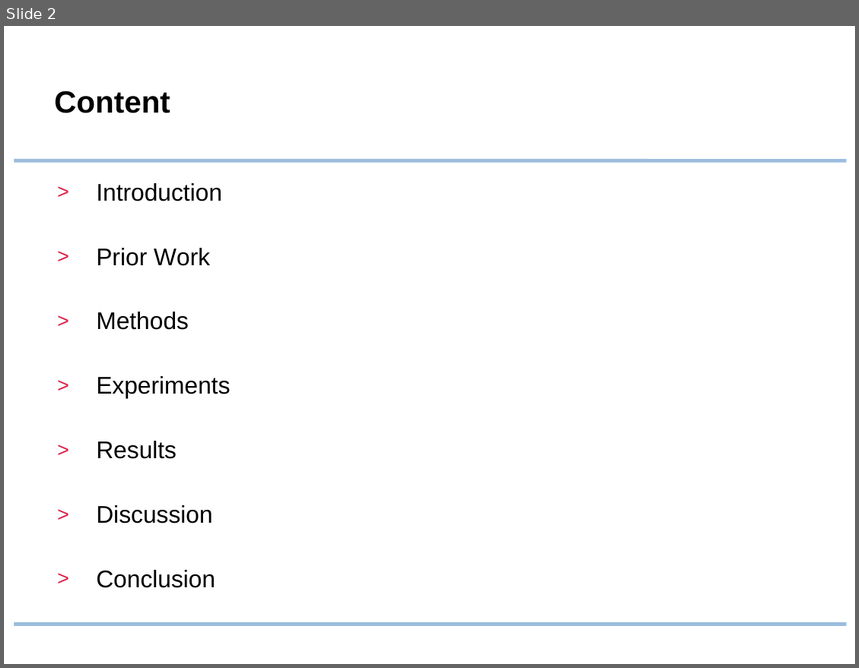
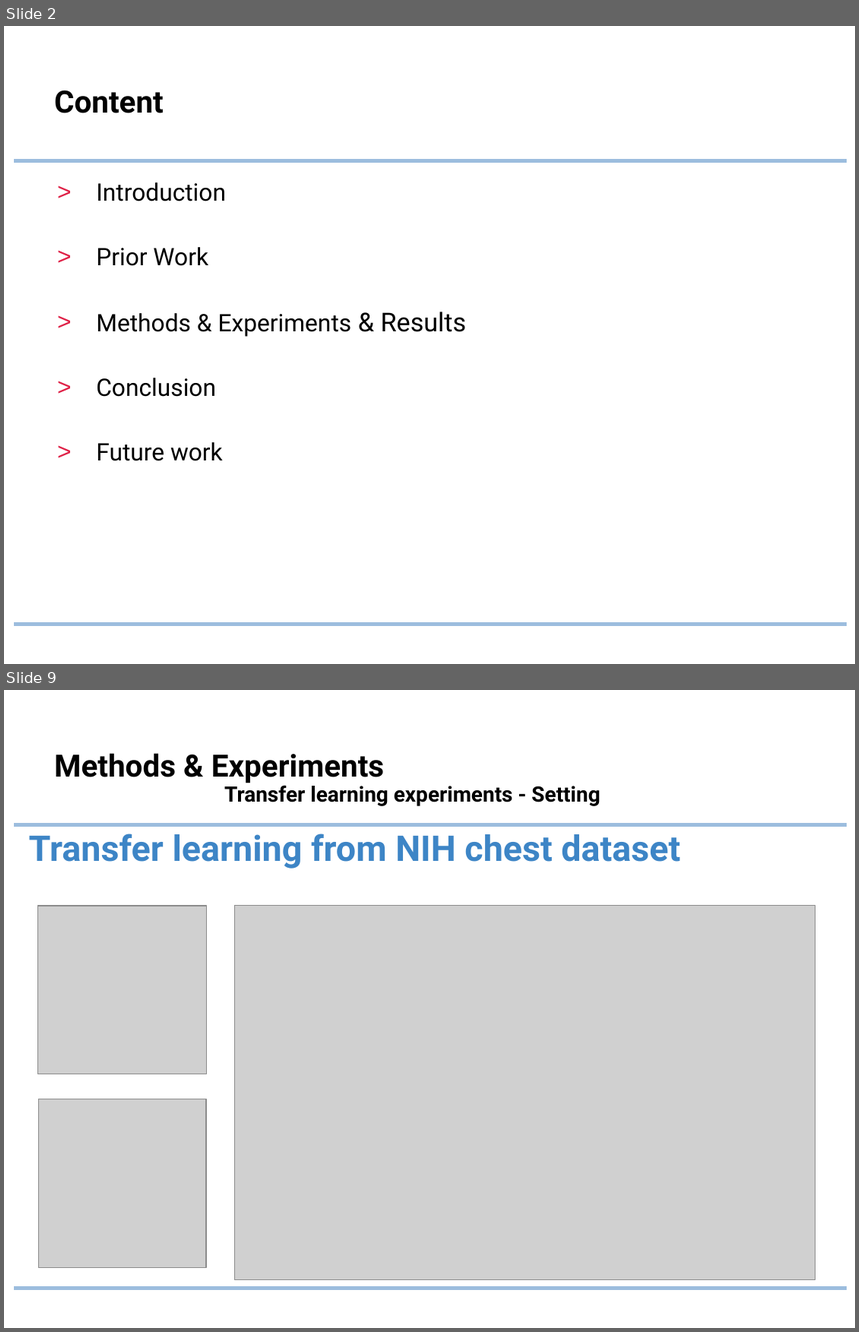
Before and after one commit to lukaszbinden/pediatric-bone-age-prediction, a slide deck: Presentation.pptx. Shown one above the other, each under a label of ours: slide 2 before the commit, slides 2 and 9 after it; the slides between them are not shown. The pictures are 859x668 and 859x1332 pixels, drawn with LibreOffice and Linux fonts; fonts in the diff are those of the drawing; grey boxes stand for pictures; background and template pictures are left out. Boxes give left, top, right and bottom in pixels: in the first picture for what was removed or moved away, otherwise in the second. Text is boxed around its words. In the diff, an @@ line names an element or a change of style, - is before the commit and + after.

```diff
--- a/Presentation.pptx
+++ b/Presentation.pptx
@@ slide 9 added at box(4, 690, 855, 1328), background #FFFFFF; not listed: 2 template elements that a slide beside it also shows @@
@@ title added at box(54, 753, 600, 806), 18 pt, text #000000, bold @@
+Methods & Experiments
+Transfer learning experiments - Setting
@@ text added at box(29, 834, 680, 869), 30 pt, text #3D85C6, bold @@
+Transfer learning from NIH chest dataset
@@ picture added at box(38, 906, 207, 1075) @@
@@ picture added at box(235, 905, 815, 1280) @@
@@ picture added at box(39, 1100, 207, 1268) @@
@@ slide 2 changed as well @@
@@ title "Content" at box(54, 91, 164, 113): font Arial to Roboto @@
@@ text at box(96, 183, 226, 397): font Arial to Roboto in "Introduction", "Prior Work", "Conclusion"; less space between paragraphs @@
@@ text at box(96, 312, 467, 337): text changed; font Arial to Roboto @@
-> Methods
-> Experiments
-> Results
-> Discussion
+> Methods & Experiments & Results
@@ text at box(96, 442, 223, 461): paragraph added @@
+> Future work
```
Also in this commit, not shown: 1 other slide changed, 19 other slides added, 8 slides removed.
